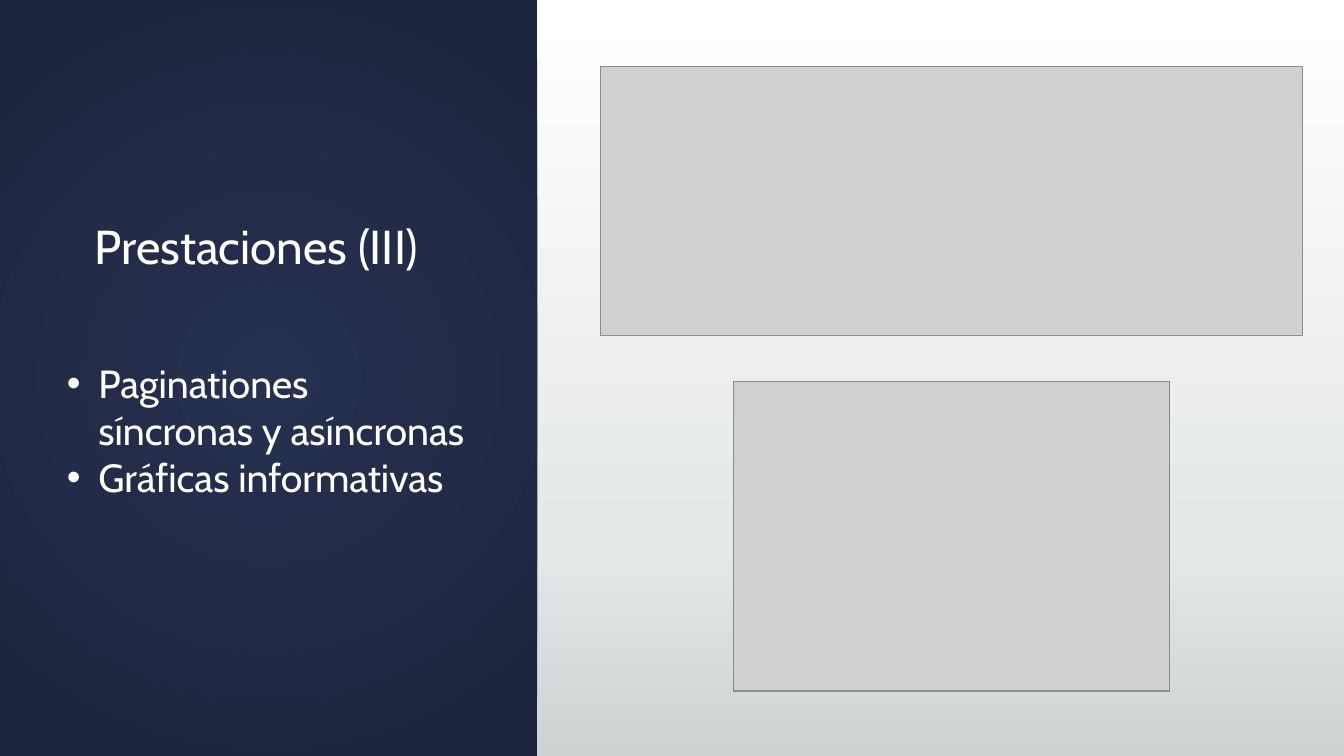
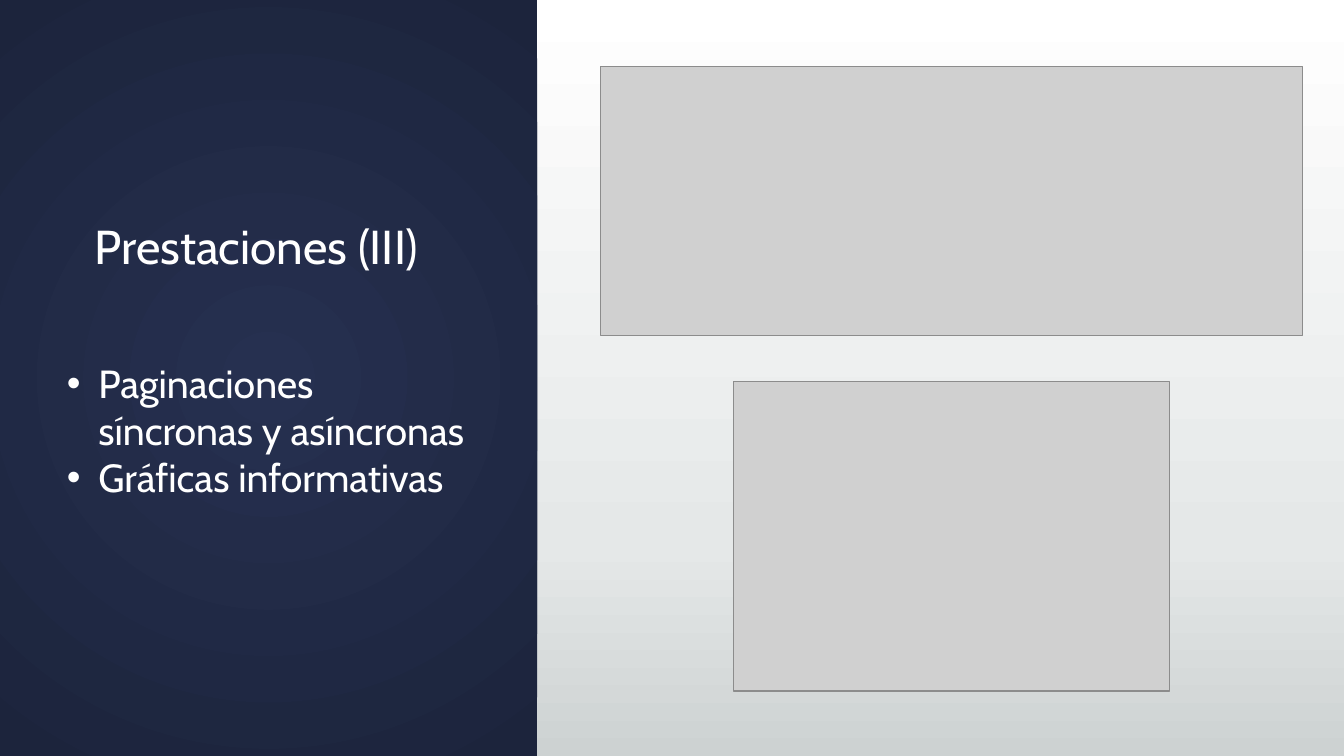
Before and after one commit to QuiniRoizPagador/upohouse, a slide deck: slide 5 of UPOHOUSE.pptx. Drawn at 1344x756 pixels with LibreOffice and Linux fonts; fonts in the diff are those of the drawing; grey boxes stand for pictures. Boxes give left, top, right and bottom in pixels: in the first picture for what was removed or moved away, otherwise in the second. Text is boxed around its words. In the diff, an @@ line names an element or a change of style, - is before the commit and + after.

Commit message:
arreglada errata presentación

```diff
--- a/UPOHOUSE.pptx
+++ b/UPOHOUSE.pptx
@@ text at (98, 370, 464, 455): text changed @@
-• Paginationes síncronas y asíncronas
+• Paginaciones síncronas y asíncronas
```
